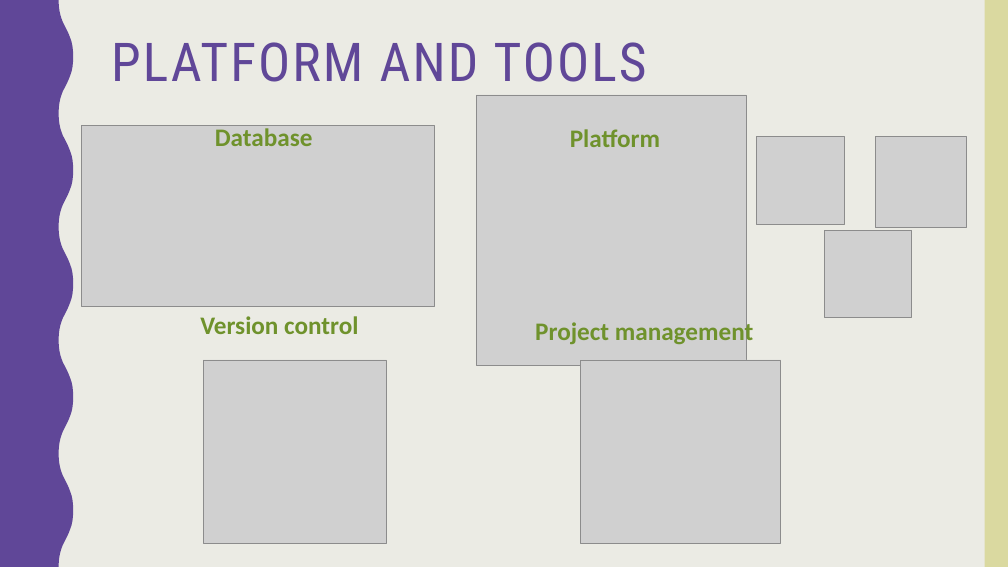
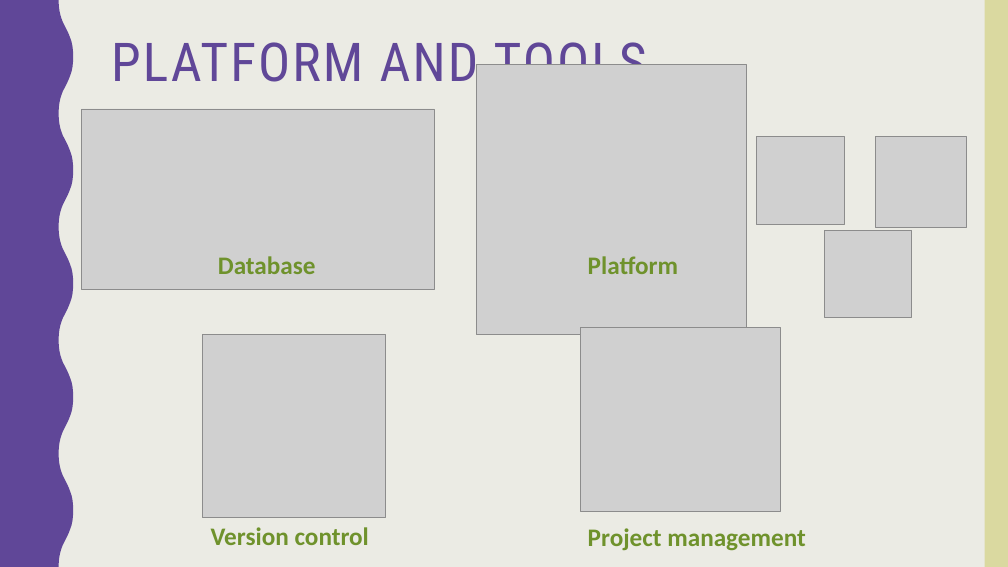
Before and after one commit to norahK/444SWE-Project, a slide deck: slide 3 of Pick a dish app.pptx. Drawn at 1008x567 pixels with LibreOffice and Linux fonts; fonts in the diff are those of the drawing; grey boxes stand for pictures. Boxes give left, top, right and bottom in pixels: in the first picture for what was removed or moved away, otherwise in the second. Text is boxed around its words. In the diff, an @@ line names an element or a change of style, - is before the commit and + after.

```diff
--- a/Pick a dish app.pptx
+++ b/Pick a dish app.pptx
@@ picture: place and size @@
-picture at (476,95,747,366)
+picture at (476,64,747,335)
@@ picture: place and size @@
-picture at (82,126,435,306)
+picture at (82,109,435,290)
@@ text "Database": place and size @@
-text "Database" at (215,128,313,146)
+text "Database" at (218,256,316,274)
@@ text "Platform": place and size @@
-text "Platform" at (570,129,660,147)
+text "Platform" at (588,256,678,274)
@@ picture: place and size @@
-picture at (581,360,781,543)
+picture at (581,328,781,511)
@@ picture: place and size @@
-picture at (203,360,386,543)
+picture at (203,335,386,518)
@@ text "Version control": place and size @@
-text "Version control" at (200,316,358,334)
+text "Version control" at (211,527,369,545)
@@ text "Project management" rewrapped from (535,320,753,347) to (588,528,805,551) @@
```
